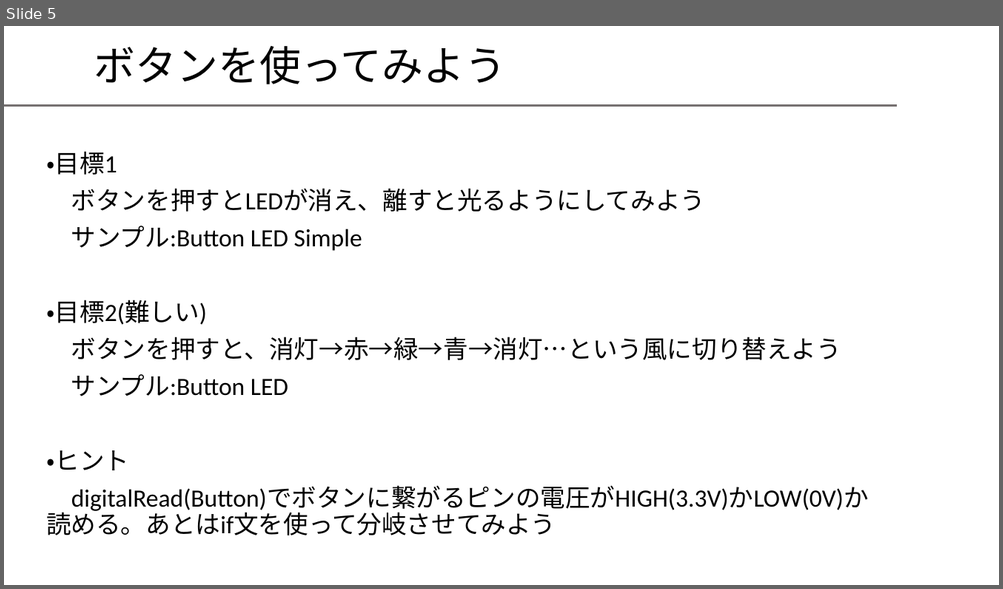
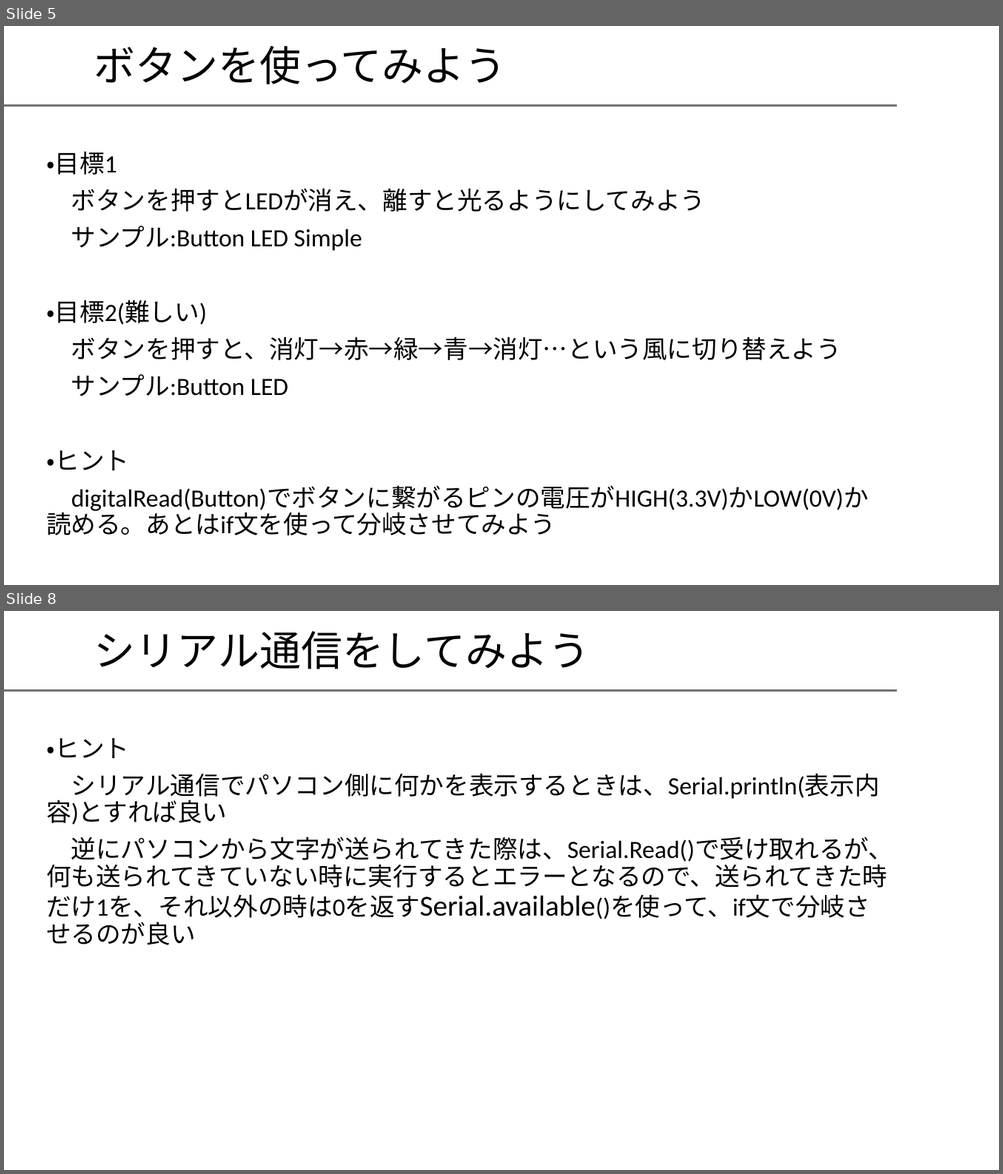
Before and after one commit to CREATE-ROCKET/Avi_Freshers_Welcome_Event_2026, a slide deck: Slide/2026新歓スライド(きたほしめぐり担当分).pptx. Shown one above the other, each under a label of ours: slide 5 before the commit, slides 5 and 8 after it; the slides between them are not shown. The pictures are 1003x589 and 1003x1174 pixels, drawn with LibreOffice and Linux fonts; fonts in the diff are those of the drawing; background and template pictures are left out. Boxes give left, top, right and bottom in pixels: in the first picture for what was removed or moved away, otherwise in the second. Text is boxed around its words. In the diff, an @@ line names an element or a change of style, - is before the commit and + after.

```diff
--- a/Slide/2026新歓スライド(きたほしめぐり担当分).pptx
+++ b/Slide/2026新歓スライド(きたほしめぐり担当分).pptx
@@ slide 8 added at (4,611,999,1170), background #FFFFFF; not listed: 1 template element that a slide beside it also shows @@
@@ title added at (94,631,589,669), 40 pt, text #000000 @@
+シリアル通信をしてみよう
@@ text added at (46,738,893,923), 24 pt, text #000000 @@
+・ヒント
+シリアル通信でパソコン側に何かを表示するときは、Serial.println(表示内容)とすれば良い
+逆にパソコンから文字が送られてきた際は、Serial.Read()で受け取れるが、何も送られてきていない時に実行するとエラーとなるので、送られてきた時だけ1を、それ以外の時は0を返すSerial.available()を使って、if文で分岐させるのが良い
```
Also in this commit, not shown: 2 slides changed, 36 other files.
